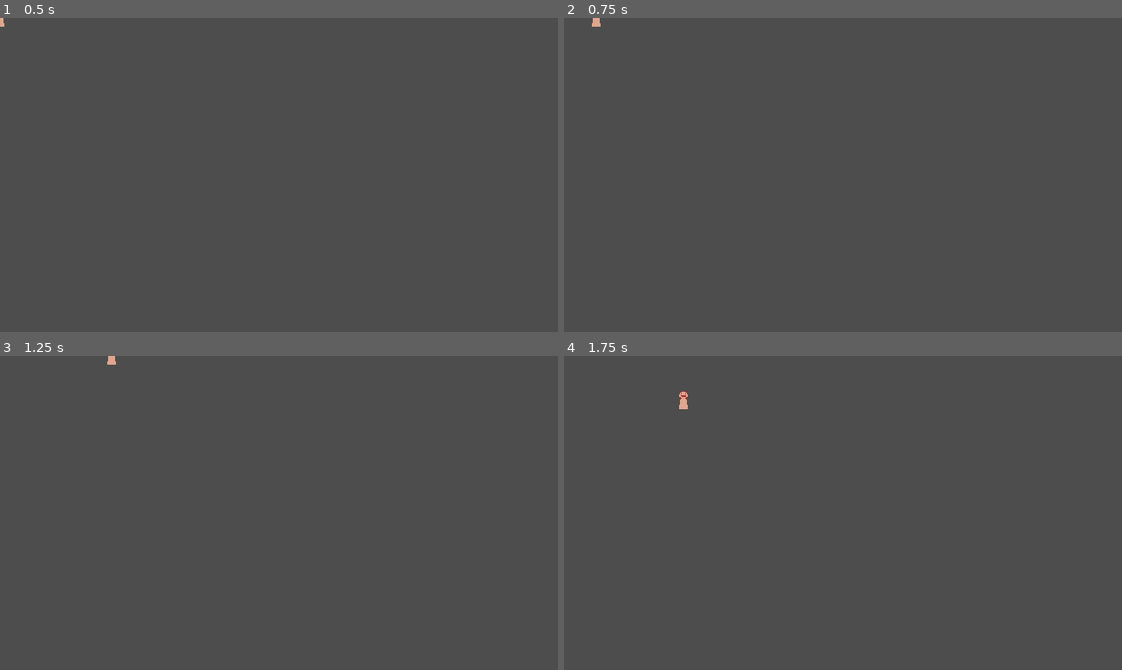
Above: before the commit, frames 1-4 (two rows, left to right).
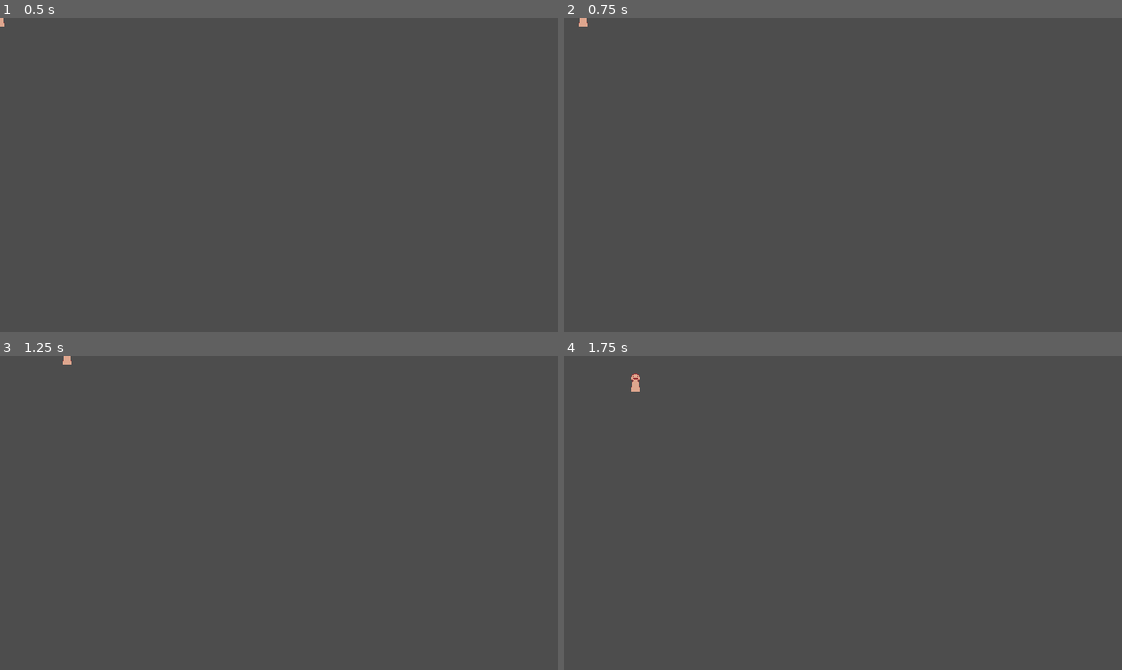
Above: after the commit, the same moments.

Repository: criorredev/top-down-rpg-movement
Game: Godot game, scene res://src/actors/player.tscn
The game is run twice, just before and just after one commit, with the same random seed, the same clock (stepped at 60 frames per second) and the same inputs.
Inputs:
- Up to frame 1 (0.5 s): no input
- Up to frame 2 (0.75 s): tap Enter at 0.5 s; hold Right (ui_right) from 0.53 s (still down); hold X (player_run) from 0.53 s (still down)
- Up to frame 3 (1.25 s): keep holding Right (ui_right); keep holding X (player_run)
- Up to frame 4 (1.75 s): release Right (ui_right) at 1.28 s; release X (player_run) at 1.28 s; hold Down (ui_down) from 1.28 s (still down); tap X (player_run) at 1.35 s

Frame 1 is identical in both runs. In frame 2, less than 0.1% of the frame differs, in the area x 2-7%, y 0-3%; in frame 3, less than 0.1%; in frame 4, 0.2%, in the area x 12-23%, y 5-17%.

Commit message:
feat: adjust speed of player movement
this commit will slow the speed of the player movement by 40 percent

Diff:
--- a/src/actors/player.gd
+++ b/src/actors/player.gd
@@ -1,12 +1,10 @@
 extends CharacterBody2D
 
-@export var speed = 100
+@export var speed = 60
 
 func _physics_process(delta):
 	var input = Input.get_vector("ui_left", "ui_right", "ui_up", "ui_down")
 	velocity = input * speed
-
-
 	if Input.is_action_pressed("player_run"):
 		velocity = input * (speed * 1.828)
 	move_and_slide()
